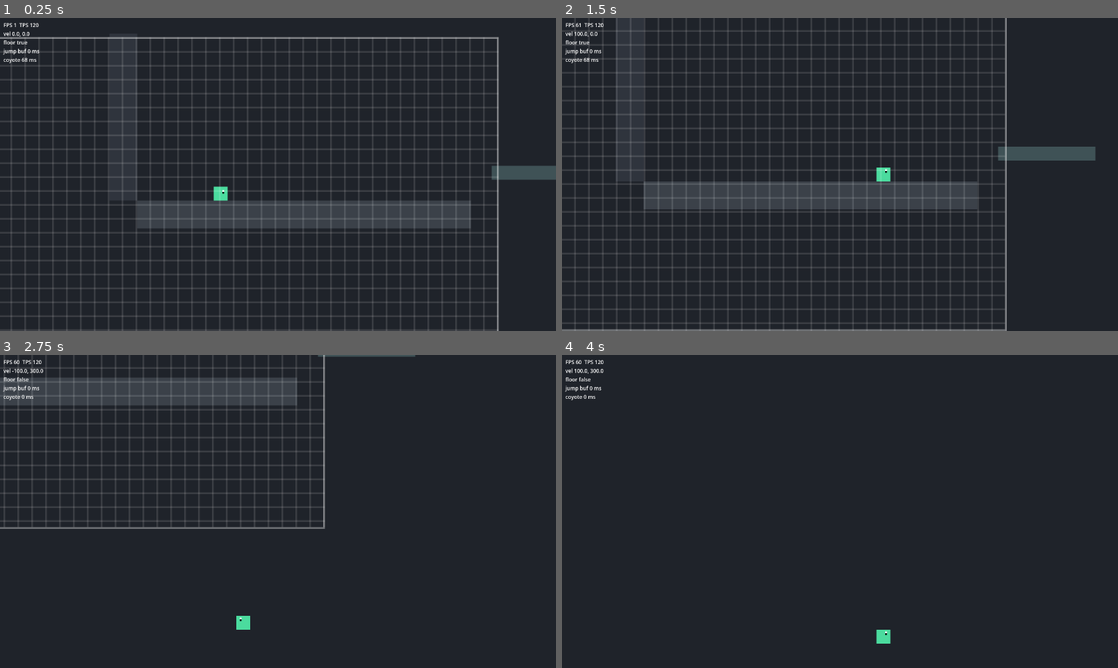
Above: before the commit, frames 1-4 (two rows, left to right).
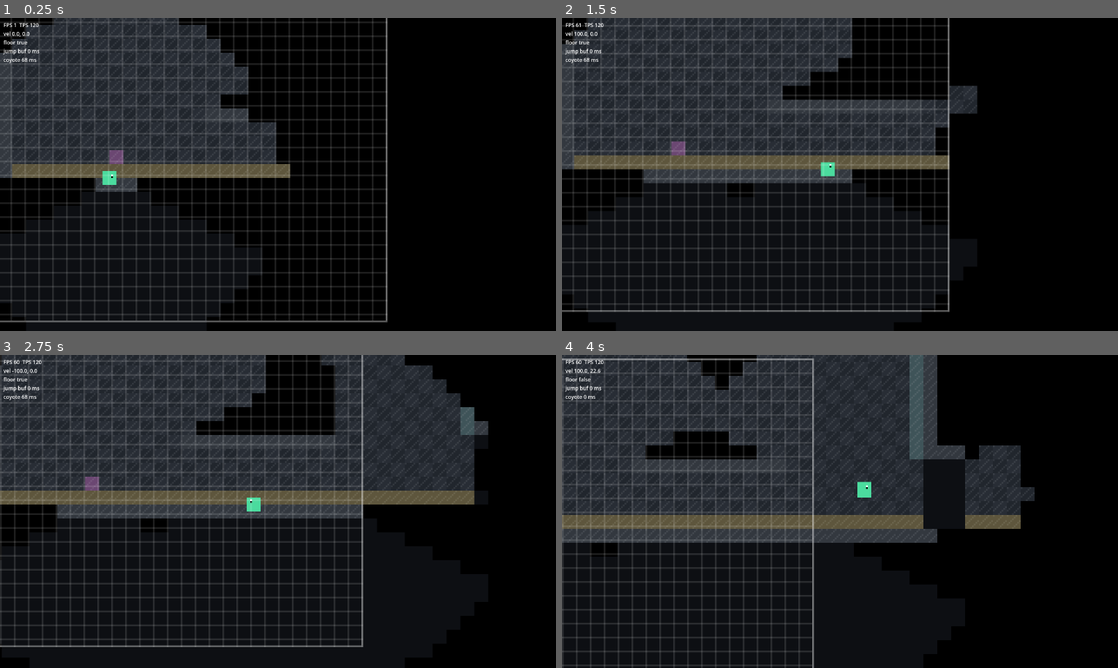
Above: after the commit, the same moments.

Repository: xixinsama/wellwell
Game: Godot game, scene res://scenes/main.tscn
The game is run twice, just before and just after one commit, with the same random seed, the same clock (stepped at 60 frames per second) and the same inputs.
Inputs:
- Up to frame 1 (0.25 s): no input
- Up to frame 2 (1.5 s): tap Enter at 0.5 s; hold D (move_right) from 0.53 s (still down); tap Space (jump) at 0.77 s
- Up to frame 3 (2.75 s): tap Space (jump) at 1.52 s; release D (move_right) at 2.03 s; hold A (move_left) from 2.03 s (still down)
- Up to frame 4 (4 s): release A (move_left) at 2.78 s; hold D (move_right) from 2.78 s (still down); tap Space (jump) at 3.02, 3.77 s

The runs differ from the first frame. In frame 1, 67% of the frame differs, in the area x 0-100%, y 0-100%; in frame 2, 60%; in frame 3, 39%; in frame 4, 44%.

Commit message:
fix: route main scene through tilemap level

Diff:
--- a/scenes/game.tscn
+++ b/scenes/game.tscn
@@ -1,4 +1,4 @@
-[gd_scene format=4]
+[gd_scene format=4 uid="uid://bb0ckphw013qw"]
 
 [ext_resource type="TileSet" path="res://resources/tilesets/template_platform_tileset.tres" id="1_kvpfn"]
 [ext_resource type="Script" path="res://scripts/world/spawn_point.gd" id="1_vtaks"]
--- a/scenes/main.tscn
+++ b/scenes/main.tscn
@@ -1,38 +1,13 @@
 [gd_scene format=3 uid="uid://cqnh43jkdibte"]
 
 [ext_resource type="Script" uid="uid://c4885ofxnwufl" path="res://scripts/main.gd" id="1_main"]
-[ext_resource type="PackedScene" uid="uid://cejq022r3hjrd" path="res://scenes/player/player.tscn" id="2_player"]
-[ext_resource type="Script" uid="uid://cfv5j6giqea6p" path="res://scripts/camera/pixel_camera_2d.gd" id="3_camera"]
-[ext_resource type="Script" uid="uid://bo5asnakkt3ao" path="res://scripts/world/spawn_point.gd" id="4_spawn"]
-[ext_resource type="Script" uid="uid://502ixw2kyit1" path="res://scripts/world/reset_zone.gd" id="5_reset"]
-[ext_resource type="Script" uid="uid://dgux320cr52hy" path="res://scripts/world/one_way_platform.gd" id="6_oneway"]
+[ext_resource type="Shader" uid="uid://nq1da1uidaxy" path="res://scripts/shaders/sub_pixel.gdshader" id="2_jyhfs"]
+[ext_resource type="PackedScene" uid="uid://bb0ckphw013qw" path="res://scenes/game.tscn" id="2_sugp2"]
 [ext_resource type="PackedScene" path="res://scenes/tools/debug_hud.tscn" id="7_debug_hud"]
-[ext_resource type="PackedScene" uid="uid://dpkyymy3fnwb4" path="res://scenes/tools/grid_overlay.tscn" id="8_grid"]
-[ext_resource type="Script" uid="uid://brtjvl38ja2db" path="res://scripts/tools/tuning_hotkeys.gd" id="9_hotkeys"]
 
-[sub_resource type="RectangleShape2D" id="RectangleShape2D_ground"]
-size = Vector2(192, 16)
-
-[sub_resource type="RectangleShape2D" id="RectangleShape2D_wall"]
-size = Vector2(16, 96)
-
-[sub_resource type="RectangleShape2D" id="RectangleShape2D_platform_wide"]
-size = Vector2(56, 8)
-
-[sub_resource type="RectangleShape2D" id="RectangleShape2D_platform_mid"]
-size = Vector2(40, 8)
-
-[sub_resource type="RectangleShape2D" id="RectangleShape2D_platform_small"]
-size = Vector2(24, 8)
-
-[sub_resource type="RectangleShape2D" id="RectangleShape2D_platform_tiny"]
-size = Vector2(16, 8)
-
-[sub_resource type="RectangleShape2D" id="RectangleShape2D_oneway"]
-size = Vector2(48, 6)
-
-[sub_resource type="RectangleShape2D" id="RectangleShape2D_reset"]
-size = Vector2(720, 48)
+[sub_resource type="ShaderMaterial" id="ShaderMaterial_sugp2"]
+shader = ExtResource("2_jyhfs")
+shader_parameter/cam_offset = Vector2(0, 0)
 
 [node name="Main" type="Control" unique_id=1356276796]
 layout_mode = 3
@@ -45,6 +20,8 @@
 script = ExtResource("1_main")
 
 [node name="SubViewportContainer" type="SubViewportContainer" parent="." unique_id=8119685]
+texture_filter = 1
+material = SubResource("ShaderMaterial_sugp2")
 layout_mode = 0
 offset_left = -4.0
 offset_top = -4.0
@@ -57,155 +34,12 @@
 [node name="SubViewport" type="SubViewport" parent="SubViewportContainer" unique_id=1612536549]
 handle_input_locally = false
 canvas_item_default_texture_filter = 0
+audio_listener_enable_2d = true
 physics_object_picking = true
 size = Vector2i(322, 182)
 render_target_update_mode = 4
 
-[node name="WorldRoot" type="Node2D" parent="SubViewportContainer/SubViewport" unique_id=1061720661]
-
-[node name="Background" type="ColorRect" parent="SubViewportContainer/SubViewport/WorldRoot" unique_id=118033551]
-offset_left = -2048.0
-offset_top = -2048.0
-offset_right = 2048.0
-offset_bottom = 2048.0
-color = Color(0.12258532, 0.13611594, 0.16317323, 1)
-
-[node name="Level" type="Node2D" parent="SubViewportContainer/SubViewport/WorldRoot" unique_id=1478576539]
-
-[node name="SpawnPoint" type="Marker2D" parent="SubViewportContainer/SubViewport/WorldRoot/Level" unique_id=1357202313]
-position = Vector2(-120, 48)
-script = ExtResource("4_spawn")
-
-[node name="StartFloor" type="StaticBody2D" parent="SubViewportContainer/SubViewport/WorldRoot/Level" unique_id=1391181526]
-position = Vector2(-72, 60)
-collision_mask = 0
-
-[node name="CollisionShape2D" type="CollisionShape2D" parent="SubViewportContainer/SubViewport/WorldRoot/Level/StartFloor" unique_id=371904105]
-shape = SubResource("RectangleShape2D_ground")
-
-[node name="Visual" type="Polygon2D" parent="SubViewportContainer/SubViewport/WorldRoot/Level/StartFloor" unique_id=1657808972]
-color = Color(0.235294, 0.254902, 0.290196, 1)
-polygon = PackedVector2Array(-96, -8, 96, -8, 96, 8, -96, 8)
-
-[node name="LeftWall" type="StaticBody2D" parent="SubViewportContainer/SubViewport/WorldRoot/Level" unique_id=375734322]
-position = Vector2(-176, 4)
-collision_mask = 0
-
-[node name="CollisionShape2D" type="CollisionShape2D" parent="SubViewportContainer/SubViewport/WorldRoot/Level/LeftWall" unique_id=1441964961]
-shape = SubResource("RectangleShape2D_wall")
-
-[node name="Visual" type="Polygon2D" parent="SubViewportContainer/SubViewport/WorldRoot/Level/LeftWall" unique_id=376070245]
-color = Color(0.188235, 0.207843, 0.239216, 1)
-polygon = PackedVector2Array(-8, -48, 8, -48, 8, 48, -8, 48)
-
-[node name="StepA" type="StaticBody2D" parent="SubViewportContainer/SubViewport/WorldRoot/Level" unique_id=781092165]
-position = Vector2(64, 36)
-collision_mask = 0
-
-[node name="CollisionShape2D" type="CollisionShape2D" parent="SubViewportContainer/SubViewport/WorldRoot/Level/StepA" unique_id=1199536879]
-shape = SubResource("RectangleShape2D_platform_wide")
-
-[node name="Visual" type="Polygon2D" parent="SubViewportContainer/SubViewport/WorldRoot/Level/StepA" unique_id=1035323728]
-color = Color(0.247059, 0.321569, 0.341176, 1)
-polygon = PackedVector2Array(-28, -4, 28, -4, 28, 4, -28, 4)
-
-[node name="StepB" type="StaticBody2D" parent="SubViewportContainer/SubViewport/WorldRoot/Level" unique_id=195924014]
-position = Vector2(136, 8)
-collision_mask = 0
-
-[node name="CollisionShape2D" type="CollisionShape2D" parent="SubViewportContainer/SubViewport/WorldRoot/Level/StepB" unique_id=1025319738]
-shape = SubResource("RectangleShape2D_platform_mid")
-
-[node name="Visual" type="Polygon2D" parent="SubViewportContainer/SubViewport/WorldRoot/Level/StepB" unique_id=1339960373]
-color = Color(0.247059, 0.321569, 0.341176, 1)
-polygon = PackedVector2Array(-20, -4, 20, -4, 20, 4, -20, 4)
-
-[node name="CoyoteLedge" type="StaticBody2D" parent="SubViewportContainer/SubViewport/WorldRoot/Level" unique_id=54524014]
-position = Vector2(220, 34)
-collision_mask = 0
-
-[node name="CollisionShape2D" type="CollisionShape2D" parent="SubViewportContainer/SubViewport/WorldRoot/Level/CoyoteLedge" unique_id=151073190]
-shape = SubResource("RectangleShape2D_platform_small")
-
-[node name="Visual" type="Polygon2D" parent="SubViewportContainer/SubViewport/WorldRoot/Level/CoyoteLedge" unique_id=1968806335]
-color = Color(0.384314, 0.34902, 0.243137, 1)
-polygon = PackedVector2Array(-12, -4, 12, -4, 12, 4, -12, 4)
-
-[node name="TinyLanding" type="StaticBody2D" parent="SubViewportContainer/SubViewport/WorldRoot/Level" unique_id=710768019]
-position = Vector2(294, 60)
-collision_mask = 0
-
-[node name="CollisionShape2D" type="CollisionShape2D" parent="SubViewportContainer/SubViewport/WorldRoot/Level/TinyLanding" unique_id=781459233]
-shape = SubResource("RectangleShape2D_platform_tiny")
-
-[node name="Visual" type="Polygon2D" parent="SubViewportContainer/SubViewport/WorldRoot/Level/TinyLanding" unique_id=1061299284]
-color = Color(0.384314, 0.34902, 0.243137, 1)
-polygon = PackedVector2Array(-8, -4, 8, -4, 8, 4, -8, 4)
-
-[node name="BufferPlatform" type="StaticBody2D" parent="SubViewportContainer/SubViewport/WorldRoot/Level" unique_id=610007424]
-position = Vector2(382, 84)
-collision_mask = 0
-
-[node name="CollisionShape2D" type="CollisionShape2D" parent="SubViewportContainer/SubViewport/WorldRoot/Level/BufferPlatform" unique_id=591186582]
-shape = SubResource("RectangleShape2D_platform_wide")
-
-[node name="Visual" type="Polygon2D" parent="SubViewportContainer/SubViewport/WorldRoot/Level/BufferPlatform" unique_id=1358425300]
-color = Color(0.254902, 0.266667, 0.376471, 1)
-polygon = PackedVector2Array(-28, -4, 28, -4, 28, 4, -28, 4)
-
-[node name="OneWayPlatform" type="StaticBody2D" parent="SubViewportContainer/SubViewport/WorldRoot/Level" unique_id=473037824]
-position = Vector2(480, 44)
-collision_mask = 0
-script = ExtResource("6_oneway")
-
-[node name="CollisionShape2D" type="CollisionShape2D" parent="SubViewportContainer/SubViewport/WorldRoot/Level/OneWayPlatform" unique_id=2073812327]
-shape = SubResource("RectangleShape2D_oneway")
-one_way_collision = true
-one_way_collision_margin = 2.0
-
-[node name="Visual" type="Polygon2D" parent="SubViewportContainer/SubViewport/WorldRoot/Level/OneWayPlatform" unique_id=611696289]
-color = Color(0.376471, 0.266667, 0.407843, 1)
-polygon = PackedVector2Array(-24, -3, 24, -3, 24, 3, -24, 3)
-
-[node name="EndFloor" type="StaticBody2D" parent="SubViewportContainer/SubViewport/WorldRoot/Level" unique_id=146920712]
-position = Vector2(600, 76)
-collision_mask = 0
-
-[node name="CollisionShape2D" type="CollisionShape2D" parent="SubViewportContainer/SubViewport/WorldRoot/Level/EndFloor" unique_id=954318119]
-shape = SubResource("RectangleShape2D_ground")
-
-[node name="Visual" type="Polygon2D" parent="SubViewportContainer/SubViewport/WorldRoot/Level/EndFloor" unique_id=1533480160]
-color = Color(0.235294, 0.254902, 0.290196, 1)
-polygon = PackedVector2Array(-96, -8, 96, -8, 96, 8, -96, 8)
-
-[node name="ResetZone" type="Area2D" parent="SubViewportContainer/SubViewport/WorldRoot/Level" unique_id=429825532]
-position = Vector2(220, 150)
-collision_layer = 4
-collision_mask = 2
-script = ExtResource("5_reset")
-
-[node name="CollisionShape2D" type="CollisionShape2D" parent="SubViewportContainer/SubViewport/WorldRoot/Level/ResetZone" unique_id=1539233315]
-shape = SubResource("RectangleShape2D_reset")
-
-[node name="Player" parent="SubViewportContainer/SubViewport/WorldRoot" unique_id=1643958624 instance=ExtResource("2_player")]
-position = Vector2(-120, 48)
-spawn_position = Vector2(-120, 48)
-
-[node name="PixelCamera2D" type="Camera2D" parent="SubViewportContainer/SubViewport/WorldRoot" unique_id=2009394516]
-process_callback = 0
-position_smoothing_enabled = true
-editor_draw_limits = true
-editor_draw_drag_margin = true
-script = ExtResource("3_camera")
-target_path = NodePath("../Player")
-follow_speed = 18.0
-
-[node name="GridOverlay" parent="SubViewportContainer/SubViewport/WorldRoot" unique_id=707896644 instance=ExtResource("8_grid")]
-position = Vector2(-120, 48)
-
-[node name="TuningHotkeys" type="Node" parent="SubViewportContainer/SubViewport/WorldRoot" unique_id=973924063]
-script = ExtResource("9_hotkeys")
-player_path = NodePath("../Player")
+[node name="WorldRoot" parent="SubViewportContainer/SubViewport" unique_id=1552118021 instance=ExtResource("2_sugp2")]
 
 [node name="HUD" type="CanvasLayer" parent="." unique_id=1657073427]
 
--- /dev/null
+++ b/scripts/shaders/sub_pixel.gdshader
@@ -0,0 +1,11 @@
+shader_type canvas_item;
+
+uniform vec2 cam_offset = vec2(0.0, 0.0);
+
+void vertex() {
+	VERTEX += cam_offset;
+}
+
+void fragment() {
+	// Called for every pixel the material is visible on.
+}
Not shown, added: scripts/shaders/sub_pixel.gdshader.uid
